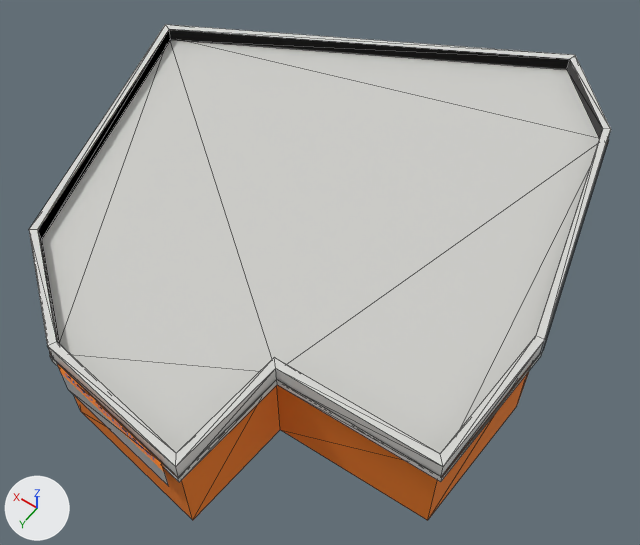
Two versions of the glTF model game/models/hero/macro.glb, one commit apart.
Before and after are seen from a 50 mm camera at (-20.7, 29.5, 51.3) aimed at (2.0, -2.3, 1.3). Arrows for +X, +Y and +Z are at lower left; the lights stay in place. The picture after the commit comes second. Mesh edges are drawn as thin lines. Objects named as collision shapes, trigger or cutter boxes, shadow casters or lower levels of detail are left out. Where no turn or scale is listed for an object, it has been applied to the vertices. Vertices at exactly the same position are counted once.

Names of what the first picture shows: 'macro_lod0'.
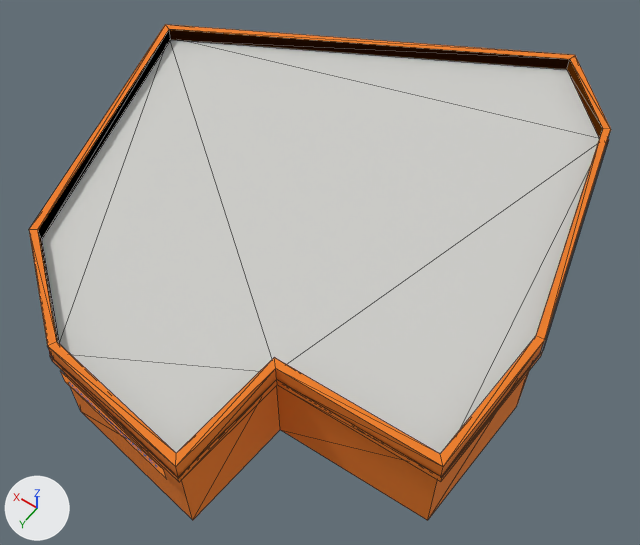
Where the newer file only moved an object's origin or applied its transform, the numbers keep the older frame.

What the commit changed:
Material 'trim' (mat_trim) changes colour from light grey #d9d9d6 to orange #ef7d1a; in linear values from (0.694, 0.694, 0.672) to (0.863, 0.205, 0.0103).
me_macro_lod0 has 76 vertices, 99 faces and spans x -19.1..19.1, y -21.9..21.9, z -4.0..4.0.
me_macro_lod0 is used by ob_macro_lod0; location (4.4, -4.79, 4.0).
Part 1, on me_macro_lod0:
Vertex 72 of me_macro_lod0 moves from (3.5, 20.7, 0.3) at pixel (68, 389) to (3.5, 20.7, 1.2) at pixel (65, 381).
Vertex 73 of me_macro_lod0 moves from (-5.7, 21.9, 0.3) at pixel (168, 486) to (-5.7, 21.9, 1.2) at pixel (166, 479).
Vertex 74 of me_macro_lod0 moves from (-5.7, 21.9, 3.3) at pixel (161, 462) to (-5.7, 21.9, 2.4) at pixel (163, 469).
Vertex 75 of me_macro_lod0 moves from (3.5, 20.7, 3.3) at pixel (56, 362) to (3.5, 20.7, 2.4) at pixel (60, 370).

Where the change shows, as pixel boxes [x1, y1, x2, y2] in the pictures (640 x 545 px; the box of a moved part takes in the faces that stretch with it):
'macro_lod0', recoloured, reshaped
    both: [29, 24, 611, 521]
part 1 of me_macro_lod0, moved or reshaped
    before: [57, 363, 168, 485]
    after: [60, 371, 167, 480]
